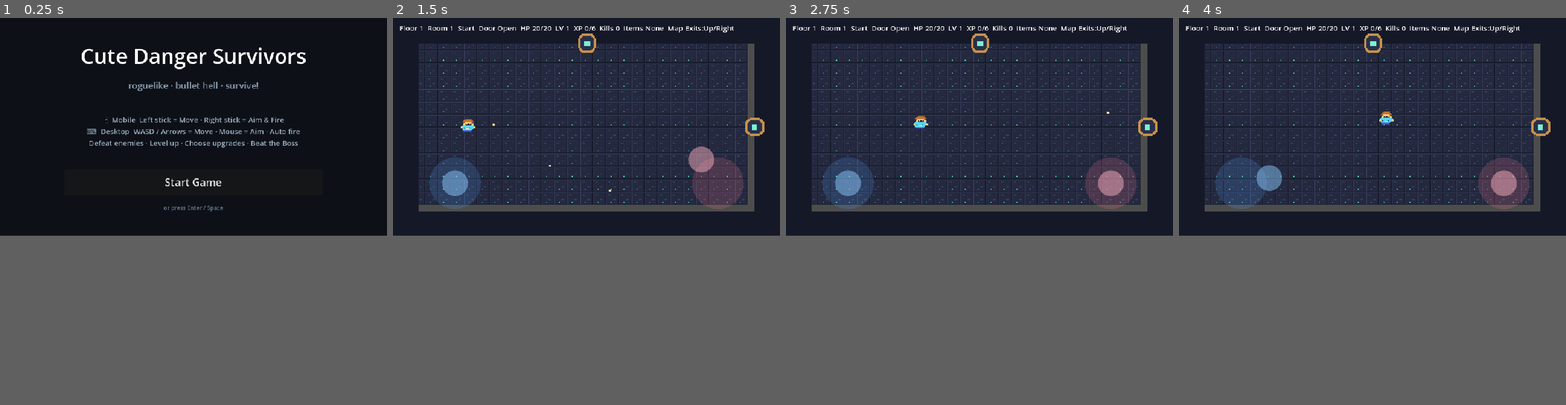
Above: before the commit, frames 1-4 (left to right).
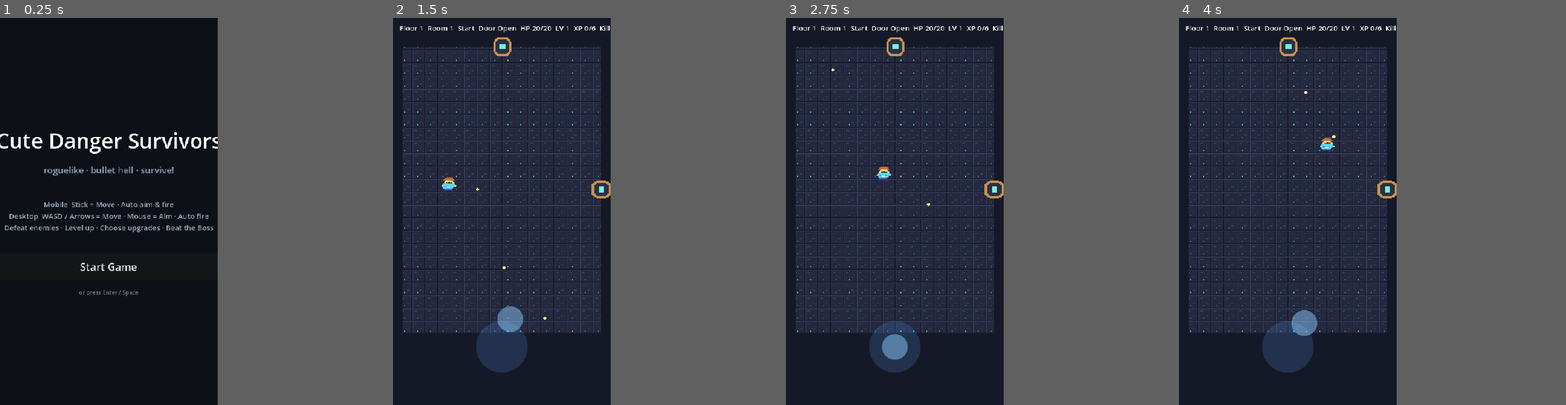
Above: after the commit, the same moments.

Repository: rinn0027-ai/cute-danger-survivors
Game: Godot game, scene res://scenes/StartMenu.tscn
Two runs of this game, one before a commit and one after it. Both use one fixed random seed, a clock stepped at 60 frames per second and the inputs below.
Inputs (mouse positions are in pixels of both pictures, inside the frame that each line leads up to):
- Up to frame 1 (0.25 s): no input
- Up to frame 2 (1.5 s): click "Start Game" at 0.5 s; tap Enter at 1.25 s; move the mouse to (671, 114) at 1.27 s; hold D (move_right) from 1.28 s (still down); tap 1 at 1.35 s; click (671, 114) at 1.42 s
- Up to frame 3 (2.75 s): tap Space at 1.52 s; release D (move_right) at 2 s; drag from (902, 137) to (1087, 226) at 2.02 s
- Up to frame 4 (4 s): move the mouse to (1411, 79) at 2.77 s; hold D (move_right) 2.78-3.5 s; tap 3 at 2.85 s; click (1411, 79) at 2.92 s; drag from (1353, 168) to (1538, 126) at 3.52 s
In our replay, the window is 800x450 before the commit and 450x800 after it. These sizes can differ from the game's own. Grey fills any space a smaller window leaves; there, only what the larger window draws over its background counts as a difference.

The runs differ from the first frame. In frame 1, 4.2% of the frame differs, in the area x 0-79%, y 7-72%; in frame 2, 11%; in frame 3, 11%; in frame 4, 11%, in the area x 2-96%, y 2-92%.

Commit message:
Adapt mobile gameplay for portrait

Diff:
--- a/docs/index.manifest.json
+++ b/docs/index.manifest.json
@@ -1 +1 @@
-{"background_color":"#000000","display":"fullscreen","icons" …(204 unchanged characters)… :"Cute Danger Survivors","orientation":"landscape","start_url":"./index.html"}
+{"background_color":"#000000","display":"fullscreen","icons" …(204 unchanged characters)… :"Cute Danger Survivors","orientation":"portrait","start_url":"./index.html"}
--- a/project.godot
+++ b/project.godot
@@ -21,10 +21,10 @@
 
 [display]
 
-window/size/viewport_width=960
-window/size/viewport_height=540
+window/size/viewport_width=540
+window/size/viewport_height=960
 window/stretch/mode="canvas_items"
-window/stretch/aspect="ignore"
+window/stretch/aspect="expand"
 
 [input]
 
--- a/scripts/bullet.gd
+++ b/scripts/bullet.gd
@@ -22,23 +22,23 @@
 		if damage >= 3:
 			outer_color = Color("#ff5500")   # 深橙红
 			inner_color = Color("#ffcc44")
-			bullet_scale = 1.25
-			hit_radius   = 6.5
+			bullet_scale = 1.7
+			hit_radius   = 8.5
 		elif damage >= 2:
 			outer_color = Color("#ffaa00")   # 橙黄
 			inner_color = Color("#ffee99")
-			bullet_scale = 1.05
-			hit_radius   = 5.5
+			bullet_scale = 1.45
+			hit_radius   = 7.5
 		else:
 			outer_color = Color("#ffd166")   # 默认黄
 			inner_color = Color("#fff7c2")
-			bullet_scale = 0.85
-			hit_radius   = 4.5
+			bullet_scale = 1.18
+			hit_radius   = 6.5
 	else:
 		outer_color = Color("#ff4d6d")
 		inner_color = Color("#ffd1dc")
-		bullet_scale = 0.9
-		hit_radius   = 5.0
+		bullet_scale = 1.15
+		hit_radius   = 6.0
 
 	var sprite := Sprite2D.new()
 	sprite.texture = _make_pixel_texture([
--- a/scripts/main.gd
+++ b/scripts/main.gd
@@ -11,8 +11,8 @@
 
 var player: CharacterBody2D
 var hud: CanvasLayer
-var joystick_move: Control   # 左半屏：控制移动方向
-var joystick_aim: Control    # 右半屏：控制弹幕方向
+var joystick_move: Control   # 手机：单摇杆控制移动
+var joystick_aim: Control    # 桌面兼容保留；手机不再创建右摇杆
 var _sfx: Node               # 音效管理器
 var _is_touch_session := false
 var level_panel: Control
@@ -73,12 +73,14 @@
 ]
 
 var _enemy_families := [
-	{"key": "skeleton", "min_floor": 1, "scale": 2.15, "mode": "auto", "speed": 66.0, "hp": 2},
-	{"key": "imp", "min_floor": 1, "scale": 1.95, "mode": "erratic", "speed": 108.0, "hp": 1},
-	{"key": "cultist", "min_floor": 2, "scale": 2.3, "mode": "retreat", "speed": 58.0, "hp": 3},
-	{"key": "spider", "min_floor": 2, "scale": 2.35, "mode": "orbit", "speed": 86.0, "hp": 2},
-	{"key": "zombie", "min_floor": 3, "scale": 2.55, "mode": "auto", "speed": 50.0, "hp": 5},
-	{"key": "mimic", "min_floor": 4, "scale": 2.75, "mode": "erratic", "speed": 78.0, "hp": 4},
+	{"key": "slime", "min_floor": 1, "scale": 0.72, "mode": "auto", "speed": 62.0, "hp": 2},
+	{"key": "bat", "min_floor": 1, "scale": 0.7, "mode": "auto", "speed": 104.0, "hp": 1},
+	{"key": "skeleton", "min_floor": 2, "scale": 2.45, "mode": "auto", "speed": 66.0, "hp": 3},
+	{"key": "imp", "min_floor": 2, "scale": 2.25, "mode": "erratic", "speed": 108.0, "hp": 2},
+	{"key": "cultist", "min_floor": 3, "scale": 2.55, "mode": "retreat", "speed": 58.0, "hp": 4},
+	{"key": "spider", "min_floor": 3, "scale": 2.65, "mode": "orbit", "speed": 86.0, "hp": 3},
+	{"key": "zombie", "min_floor": 4, "scale": 2.85, "mode": "auto", "speed": 50.0, "hp": 6},
+	{"key": "mimic", "min_floor": 4, "scale": 3.05, "mode": "erratic", "speed": 78.0, "hp": 5},
 ]
 
 var _dungeon_aspects := [
@@ -151,18 +153,25 @@
 	joy_layer.layer = 10
 	joystick_move = JoystickScene.new()
 	joystick_move.right_side = false
+	joystick_move.capture_full_screen = true
 	joy_layer.add_child(joystick_move)
-	joystick_aim = JoystickScene.new()
-	joystick_aim.right_side = true
-	joy_layer.add_child(joystick_aim)
 	add_child(joy_layer)
 	_load_room()
 
 func _configure_room_rect() -> void:
 	var vp_size := get_viewport_rect().size
-	var room_width := maxf(832.0, vp_size.x - 128.0)
-	var room_height := maxf(416.0, vp_size.y - 124.0)
-	room_rect = Rect2(Vector2(64, 64), Vector2(room_width, room_height))
+	if vp_size.y > vp_size.x:
+		var margin_x := 24.0
+		var top_margin := 72.0
+		var bottom_controls := 178.0
+		room_rect = Rect2(
+			Vector2(margin_x, top_margin),
+			Vector2(vp_size.x - margin_x * 2.0, vp_size.y - top_margin - bottom_controls)
+		)
+	else:
+		var room_width := maxf(832.0, vp_size.x - 128.0)
+		var room_height := maxf(416.0, vp_size.y - 124.0)
+		room_rect = Rect2(Vector2(64, 64), Vector2(room_width, room_height))
 
 func _physics_process(delta: float) -> void:
 	if paused_for_upgrade or game_over:
@@ -170,7 +179,7 @@
 	game_time += delta
 	shoot_timer -= delta
 	enemy_shoot_timer -= delta
-	if joystick_move.touching or joystick_aim.touching:
+	if joystick_move.touching or (joystick_aim != null and joystick_aim.touching):
 		_is_touch_session = true
 	player.joystick_direction = joystick_move.direction
 	_keep_player_inside_room()
@@ -191,12 +200,13 @@
 	if shoot_timer > 0.0:
 		return
 	var direction: Vector2
-	if joystick_aim.direction != Vector2.ZERO:
+	if joystick_aim != null and joystick_aim.direction != Vector2.ZERO:
 		# 右摇杆主动推出：按摇杆方向射击
 		direction = joystick_aim.direction
 	elif _is_touch_session:
-		# 触屏模式下，右摇杆就是弹幕控制；不推右摇杆就不射击。
-		return
+		direction = _nearest_enemy_direction()
+		if direction == Vector2.ZERO:
+			direction = joystick_move.direction
 	else:
 		# 桌面鼠标瞄准
 		direction = player.global_position.direction_to(get_global_mouse_position())
@@ -557,8 +567,10 @@
 
 func _spawn_enemy_in_room(boss := false) -> void:
 	var enemy := EnemyScene.new()
+	var spawn_margin_x := minf(180.0, room_rect.size.x * 0.32)
+	var spawn_margin_right := minf(80.0, room_rect.size.x * 0.18)
 	enemy.position = Vector2(
-		rng.randf_range(room_rect.position.x + 180, room_rect.end.x - 80),
+		rng.randf_range(room_rect.position.x + spawn_margin_x, room_rect.end.x - spawn_margin_right),
 		rng.randf_range(room_rect.position.y + 70, room_rect.end.y - 70)
 	)
 	enemy.target = player
@@ -606,7 +618,7 @@
 		var family: Dictionary = pool[rng.randi() % pool.size()]
 		var aspect: Dictionary = _dungeon_aspects[rng.randi() % _dungeon_aspects.size()]
 		enemy.enemy_type = family["key"]
-		enemy.animal_concept = family["key"]
+		enemy.animal_concept = "" if family["key"] == "slime" or family["key"] == "bat" else family["key"]
 		enemy.movement_mode = family["mode"]
 		enemy.visual_scale = family["scale"]
 		enemy.archetype_color = aspect["outer"]
@@ -762,7 +774,8 @@
 	paused_for_upgrade = true
 	get_tree().paused = true
 	joystick_move.set_active(false)
-	joystick_aim.set_active(false)
+	if joystick_aim != null:
+		joystick_aim.set_active(false)
 	level_panel.visible = true
 	current_upgrade_keys.clear()
 	var choices_box: HBoxContainer = level_panel.get_node("Panel/Content/Choices")
@@ -811,7 +824,8 @@
 	get_tree().paused = false
 	paused_for_upgrade = false
 	joystick_move.set_active(true)
-	joystick_aim.set_active(true)
+	if joystick_aim != null:
+		joystick_aim.set_active(true)
 
 func _apply_stats() -> void:
 	if player == null:
@@ -931,7 +945,8 @@
 	game_over = true
 	get_tree().paused = true
 	joystick_move.set_active(false)
-	joystick_aim.set_active(false)
+	if joystick_aim != null:
+		joystick_aim.set_active(false)
 	var overlay := Control.new()
 	overlay.name = "GameOverPanel"
 	overlay.set_anchors_preset(Control.PRESET_FULL_RECT)
--- a/scripts/start_menu.gd
+++ b/scripts/start_menu.gd
@@ -44,7 +44,7 @@
 	center.add_child(spacer)
 
 	var controls := Label.new()
-	controls.text = "📱 Mobile  Left stick = Move · Right stick = Aim & Fire\n⌨️  Desktop  WASD / Arrows = Move · Mouse = Aim · Auto fire\nDefeat enemies · Level up · Choose upgrades · Beat the Boss"
+	controls.text = "Mobile  Stick = Move · Auto aim & fire\nDesktop  WASD / Arrows = Move · Mouse = Aim · Auto fire\nDefeat enemies · Level up · Choose upgrades · Beat the Boss"
 	controls.horizontal_alignment = HORIZONTAL_ALIGNMENT_CENTER
 	controls.add_theme_font_size_override("font_size", 18)
 	controls.modulate = Color("#99aabb")
@@ -88,7 +88,7 @@
 				root.requestFullscreen().catch(() => {});
 			}
 			if (screen.orientation && screen.orientation.lock) {
-				screen.orientation.lock('landscape').catch(() => {});
+				screen.orientation.lock('portrait').catch(() => {});
 			}
 			document.body.style.overflow = 'hidden';
 			document.documentElement.style.overflow = 'hidden';
--- a/scripts/virtual_joystick.gd
+++ b/scripts/virtual_joystick.gd
@@ -4,6 +4,7 @@
 var active := true
 var touching := false
 var right_side := false  # true = 右半屏捕获，false = 左半屏
+var capture_full_screen := false
 var fixed_position := true
 var idle_visible := true
 
@@ -43,7 +44,7 @@
 		return
 	var vp_size: Vector2 = get_viewport_rect().size
 	if event is InputEventScreenTouch:
-		var on_correct_side: bool = (event.position.x >= vp_size.x * 0.5) == right_side
+		var on_correct_side: bool = capture_full_screen or (event.position.x >= vp_size.x * 0.5) == right_side
 		if event.pressed and _touch_index == -1 and on_correct_side:
 			_touch_index = event.index
 			touching = true
@@ -85,8 +86,11 @@
 		return
 	var vp_size: Vector2 = get_viewport_rect().size
 	var margin_x := clampf(vp_size.x * 0.16, 118.0, 170.0)
-	var margin_y := clampf(vp_size.y * 0.24, 104.0, 142.0)
-	_base_pos = Vector2(vp_size.x - margin_x, vp_size.y - margin_y) if right_side else Vector2(margin_x, vp_size.y - margin_y)
+	var margin_y := clampf(vp_size.y * 0.15, 118.0, 156.0)
+	if capture_full_screen:
+		_base_pos = Vector2(vp_size.x * 0.5, vp_size.y - margin_y)
+	else:
+		_base_pos = Vector2(vp_size.x - margin_x, vp_size.y - margin_y) if right_side else Vector2(margin_x, vp_size.y - margin_y)
 	_base_panel.position = _base_pos - Vector2(64, 64)
 	_handle_panel.position = _base_pos - Vector2(32, 32)
 
Not shown, changed: export_presets.cfg
Not shown, changed: docs/index.html
Not shown, changed: docs/index.pck
Not shown, changed: docs/index.service.worker.js
